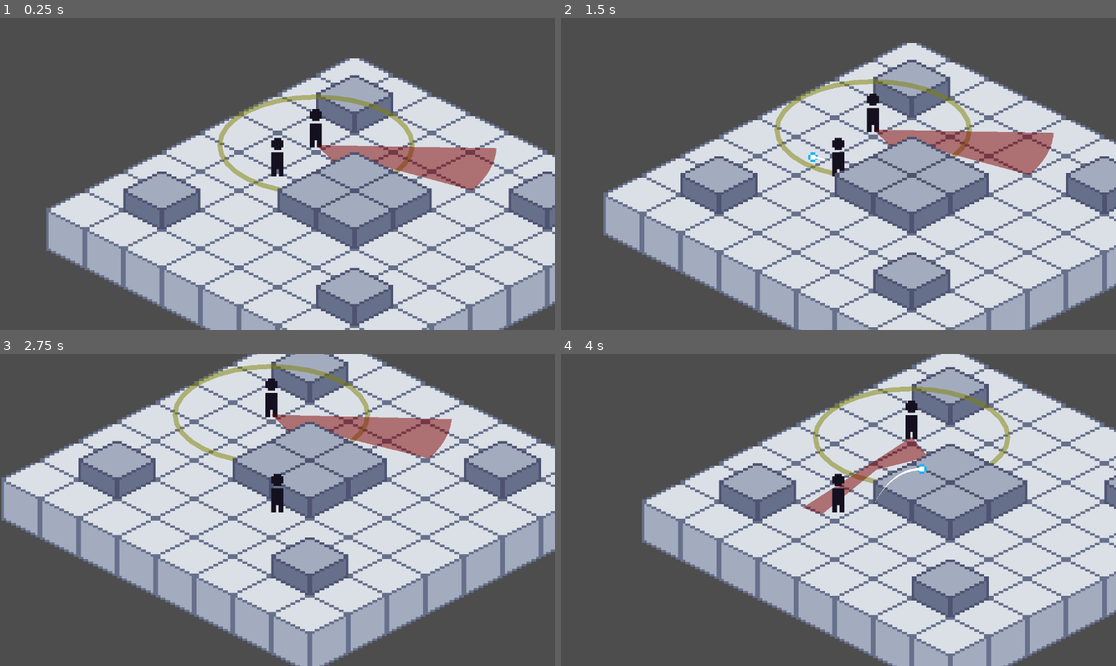
Above: before the commit, frames 1-4 (two rows, left to right).
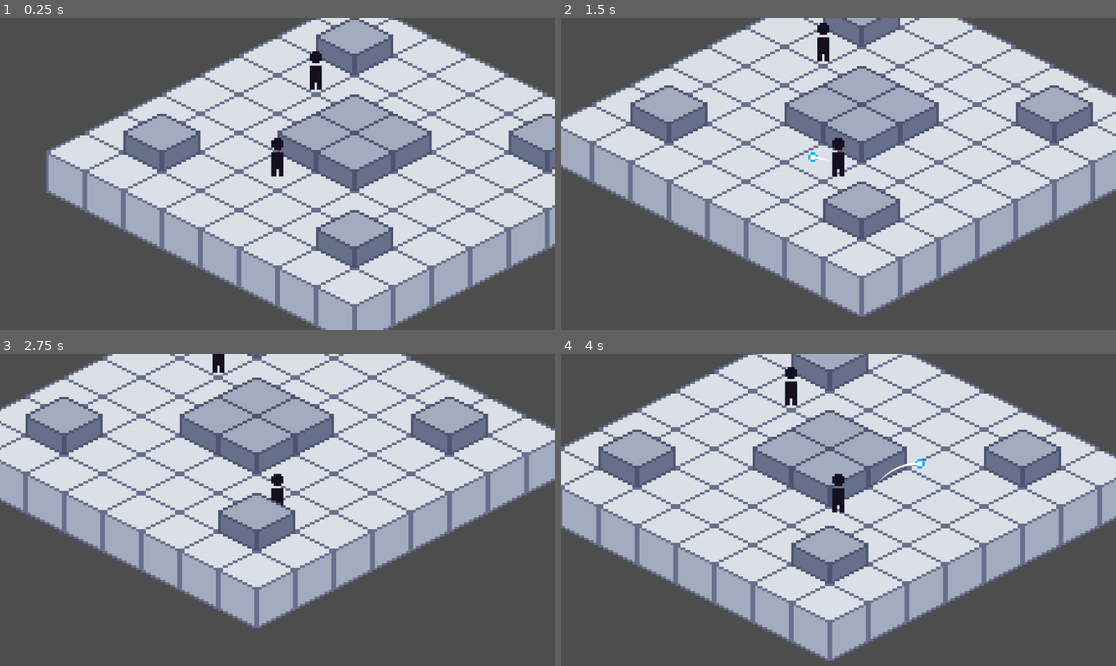
Above: after the commit, the same moments.

Repository: Brooklyn-Dev/stealth-game
Game: Godot game, scene res://Scenes/Game.tscn
The game is run twice, just before and just after one commit, with the same random seed, the same clock (stepped at 60 frames per second) and the same inputs.
Inputs (mouse positions are in pixels of both pictures, inside the frame that each line leads up to):
- Up to frame 1 (0.25 s): no input
- Up to frame 2 (1.5 s): tap Enter at 0.5 s; move the mouse to (960, 158) at 0.52 s; hold Right (ui_right) 0.53-1.28 s; click (960, 158) at 0.6 s; move the mouse to (727, 189) at 1.27 s; hold Down (ui_down) from 1.28 s (still down); click (727, 189) at 1.35 s
- Up to frame 3 (2.75 s): move the mouse to (333, 441) at 2.02 s; release Down (ui_down) at 2.03 s; hold Right (ui_right) from 2.03 s (still down); click (333, 441) at 2.1 s
- Up to frame 4 (4 s): move the mouse to (810, 572) at 2.77 s; release Right (ui_right) at 2.78 s; hold Up (ui_up) 2.78-3.53 s; click (810, 572) at 2.85 s; move the mouse to (1005, 556) at 3.52 s; hold Left (ui_left) from 3.53 s (still down); click (1005, 556) at 3.6 s

The runs differ from the first frame. In frame 1, 59% of the frame differs, in the area x 8-100%, y 0-100%; in frame 2, 67%, in the area x 0-100%, y 0-100%; in frame 3, 57%; in frame 4, 63%.
Error after the commit: Parse Error: Function "_investigate_location()" not found in base self. (res://Scenes/enemy/enemy.gd:120)

Commit message:
fix: orb hearing range detection logic

Diff:
--- a/Scenes/Game.tscn
+++ b/Scenes/Game.tscn
@@ -26,7 +26,7 @@
 tile_set = ExtResource("1_ibkli")
 
 [node name="Player" parent="Y-Sort" instance=ExtResource("2_qbsmt")]
-position = Vector2(-32, -24)
+position = Vector2(-32, 0)
 
 [node name="Camera2D" type="Camera2D" parent="Y-Sort/Player"]
 zoom = Vector2(5, 5)
--- a/Scenes/enemy/enemy.gd
+++ b/Scenes/enemy/enemy.gd
@@ -76,6 +76,12 @@
 
 	return not raycast.is_colliding() or raycast.get_collider() == player
 
+func _is_in_hearing_range(pos: Vector2) -> bool:
+	var offset = pos - global_position
+	var nx = offset.x / hearing_range
+	var ny = offset.y / (hearing_range * 0.5)
+	return nx * nx + ny * ny <= 1.0
+
 func _draw():
 	_draw_hearing_zone()
 	_draw_vision_cone()
@@ -110,13 +116,5 @@
 	draw_colored_polygon(points, Color.RED * 0.5)
 
 func _on_orb_thrown(world_pos: Vector2):
-	var dist_to_orb = global_position.distance_to(world_pos)
-
-	var iso_offset = world_pos - global_position
-	iso_offset.y *= 0.5
-	var iso_dist = iso_offset.length()
-
-	if iso_dist <= hearing_range:
-		investigating = true
-		investigate_timer = investigate_time
-		target_facing = (world_pos - global_position).normalized()
+	if _is_in_hearing_range(world_pos):
+		_investigate_location(world_pos)
